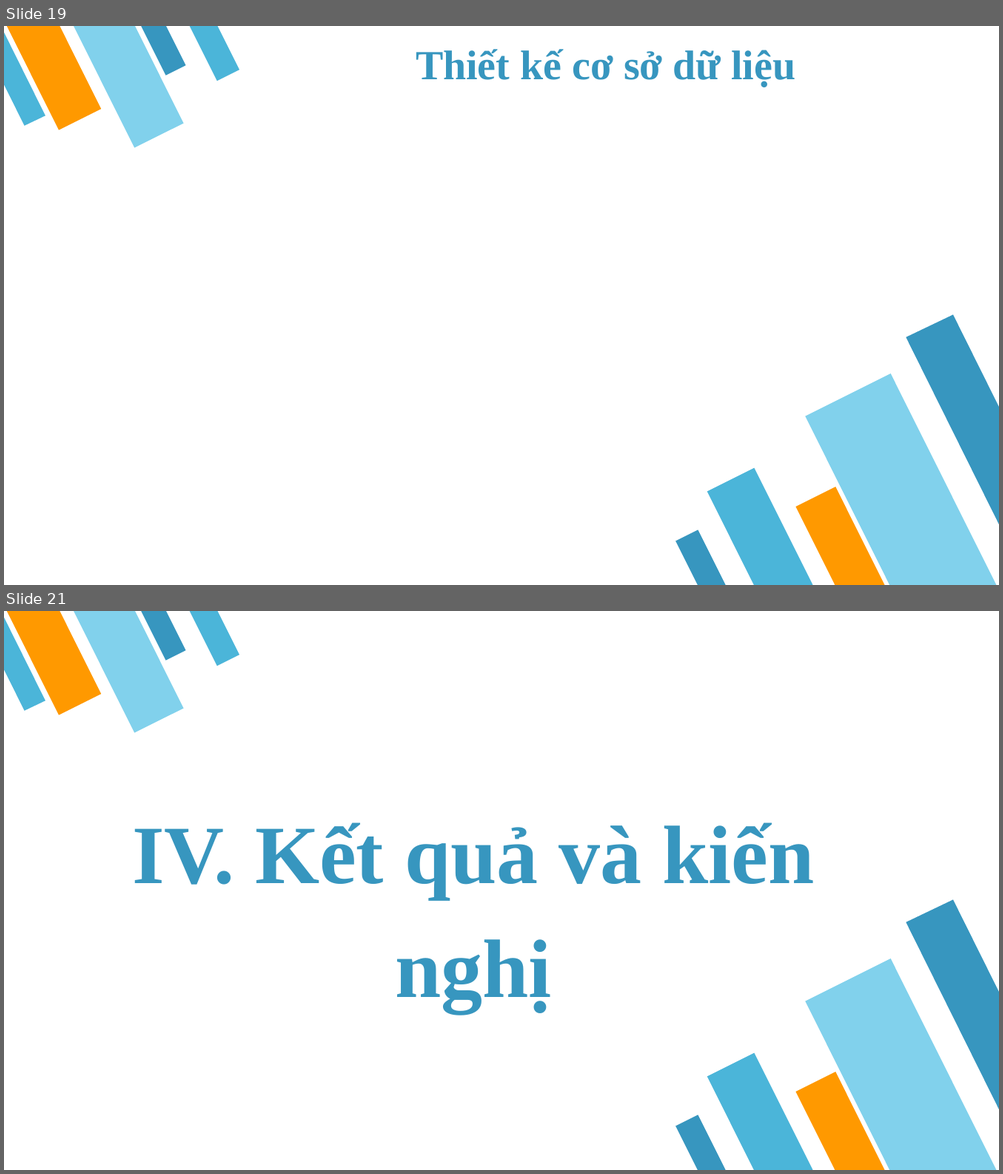
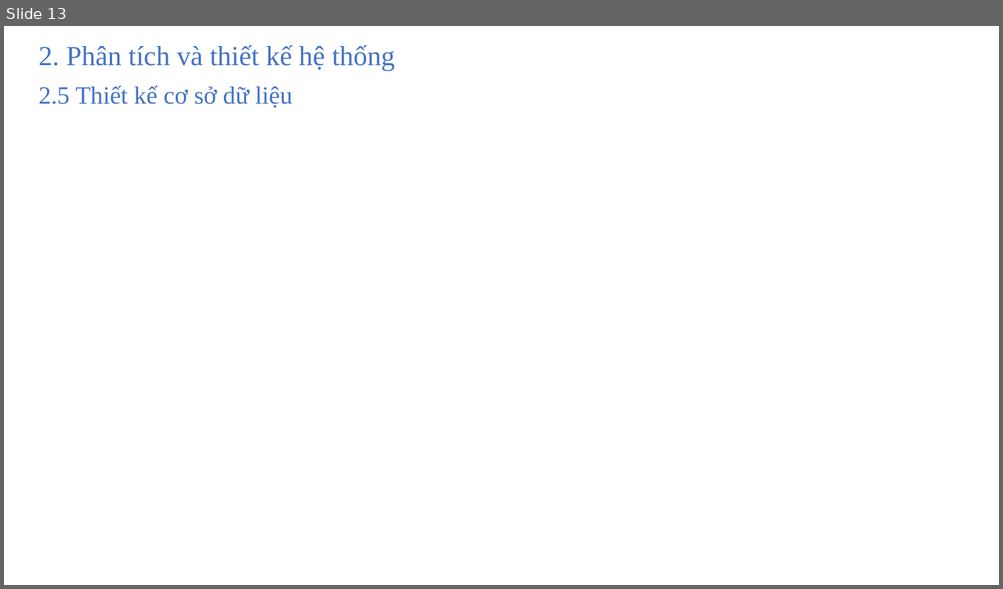
Before and after one commit to PTH-IT/DATN, a slide deck: Baocao/doan.pptx. Shown one above the other, each under a label of ours: slides 19 and 21 before the commit, slide 13 after it; the slides between them are not shown. The pictures are 1003x1174 and 1003x589 pixels, drawn with LibreOffice and Linux fonts; fonts in the diff are those of the drawing; background and template pictures are left out. Boxes give left, top, right and bottom in pixels: in the first picture for what was removed or moved away, otherwise in the second. Text is boxed around its words. In the diff, an @@ line names an element or a change of style, - is before the commit and + after.

```diff
--- a/Baocao/doan.pptx
+++ b/Baocao/doan.pptx
@@ slide 21 removed at (4, 611, 999, 1170), background #FFFFFF; not listed: 10 template elements that a slide beside it also shows @@
@@ text removed at (132, 823, 814, 1013) @@
-IV. Kết quả và kiến nghị
@@ what was slide 19 is now slide 13 @@
@@ slide 13 changed as well @@
@@ group removed at (4, 26, 239, 147): 4 flow chart manual inputs, 1 freeform shape @@
@@ text added at (39, 45, 395, 70), 20 pt, text #4472C4 @@
+2. Phân tích và thiết kế hệ thống
@@ text at (39, 85, 292, 108): text changed; size 30 to 18 pt; text colour #3796BF to #4472C4; bold off @@
-Thiết kế cơ sở dữ liệu
+2.5 Thiết kế cơ sở dữ liệu
@@ group removed at (676, 315, 999, 585): 4 flow chart manual inputs, 1 freeform shape @@
```
Also in this commit, not shown: 8 other slides changed, 8 slides added, 12 other slides removed.
